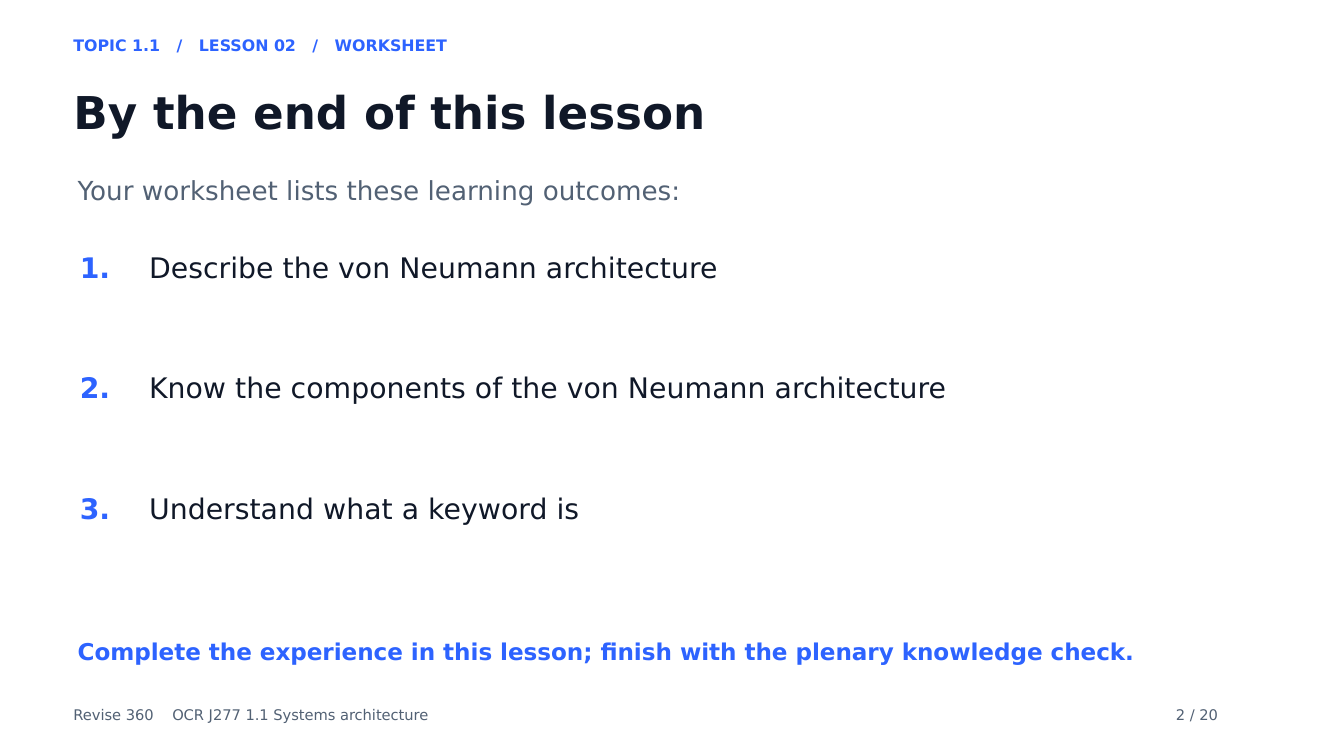
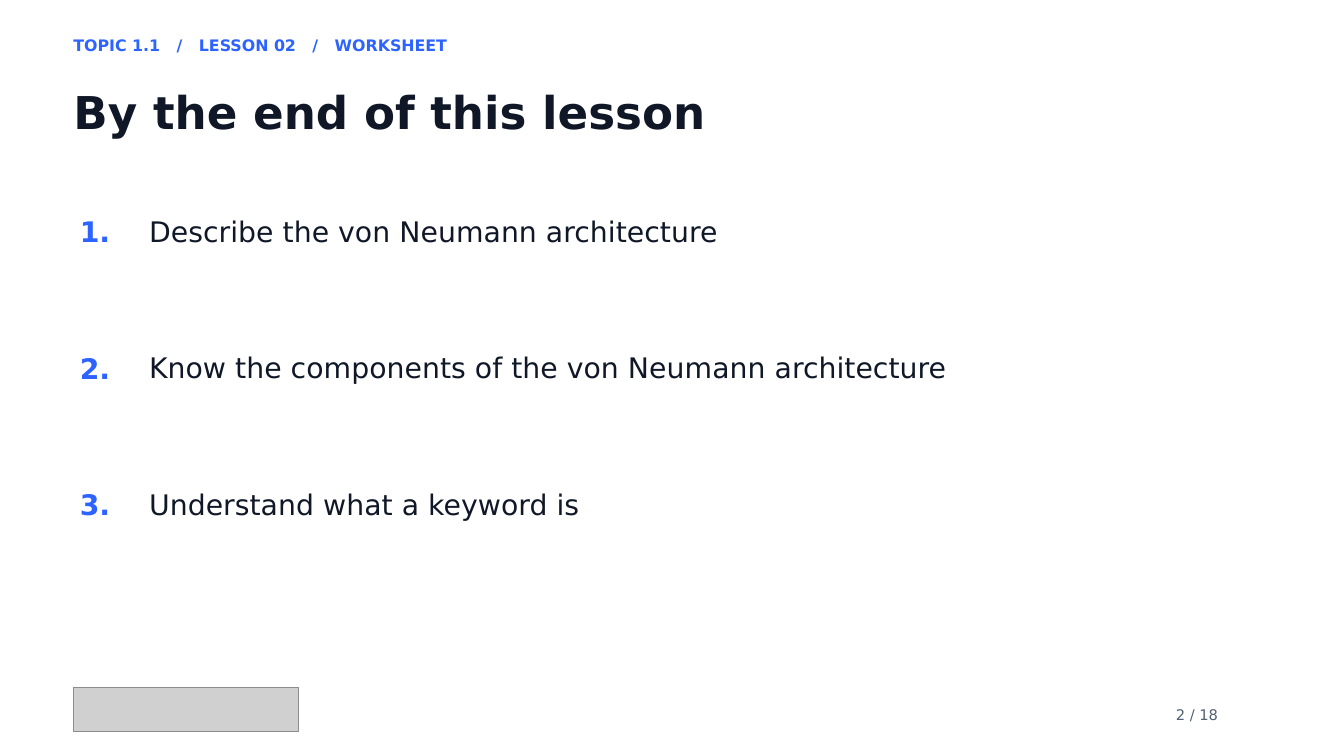
Before and after one commit to MrP-CS/Revise360, a slide deck: slide 2 of presentations/SA_L02_VonNeumannHQ_Lesson.pptx. Drawn at 1344x756 pixels with LibreOffice and Linux fonts; fonts in the diff are those of the drawing; grey boxes stand for pictures. Boxes give left, top, right and bottom in pixels: in the first picture for what was removed or moved away, otherwise in the second. Text is boxed around its words. In the diff, an @@ line names an element or a change of style, - is before the commit and + after.

```diff
--- a/presentations/SA_L02_VonNeumannHQ_Lesson.pptx
+++ b/presentations/SA_L02_VonNeumannHQ_Lesson.pptx
@@ text removed at <box>78,180,680,205</box> @@
-Your worksheet lists these learning outcomes:
@@ text "1.": place and size @@
-text "1." at <box>80,257,110,278</box>
+text "1." at <box>80,221,110,242</box>
@@ text "Describe the von Neumann architecture": place and size @@
-text "Describe the von Neumann architecture" at <box>149,256,718,279</box>
+text "Describe the von Neumann architecture" at <box>149,220,718,243</box>
@@ text "2.": place and size @@
-text "2." at <box>80,377,110,398</box>
+text "2." at <box>80,358,110,379</box>
@@ text "Know the components of the ...": place and size @@
-text "Know the components of the ..." at <box>149,376,947,404</box>
+text "Know the components of the ..." at <box>149,356,947,384</box>
@@ text "3.": place and size @@
-text "3." at <box>80,498,110,520</box>
+text "3." at <box>80,494,110,516</box>
@@ text "Understand what a keyword is": place and size @@
-text "Understand what a keyword is" at <box>149,497,580,525</box>
+text "Understand what a keyword is" at <box>149,493,580,521</box>
@@ text removed at <box>78,642,1134,665</box> @@
-Complete the experience in this lesson; finish with the plenary knowledge check.
@@ picture added at <box>74,689,298,732</box> @@
@@ text removed at <box>73,709,428,723</box> @@
-Revise 360 OCR J277 1.1 Systems architecture
@@ text at <box>1176,709,1218,720</box>: text changed @@
-2 / 20
+2 / 18
```
Also in this commit, not shown: 17 other slides changed, 2 slides removed, 4 other files.
